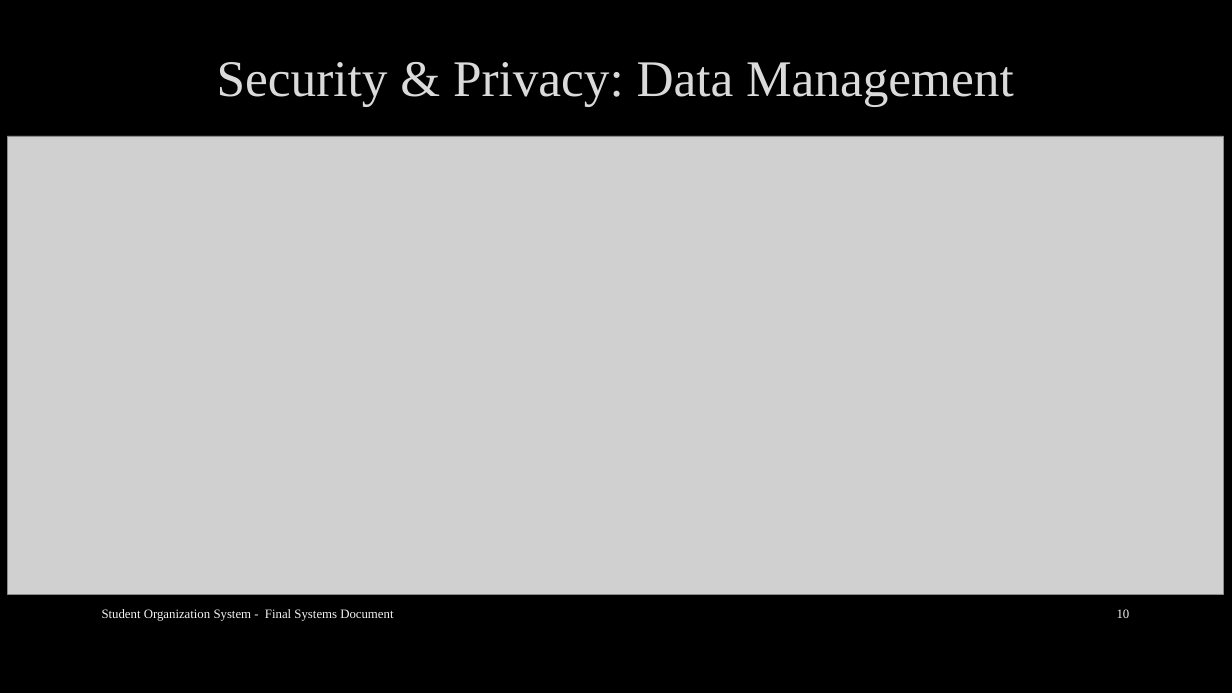
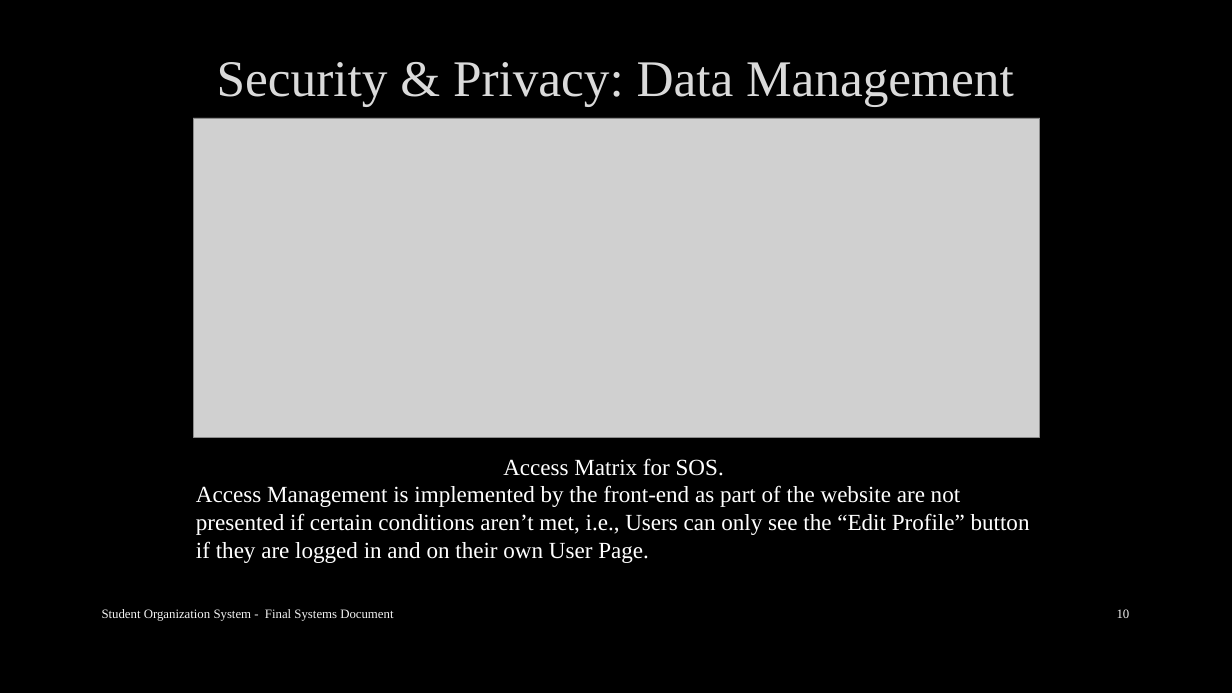
Before and after one commit to arocho032/CEN4010-Team-5, a slide deck: slide 10 of specifications/deliv3/SOS Deliverable Final Presentation.pptx. Drawn at 1232x693 pixels with LibreOffice and Linux fonts; fonts in the diff are those of the drawing; grey boxes stand for pictures; background and template pictures are left out. Boxes give left, top, right and bottom in pixels: in the first picture for what was removed or moved away, otherwise in the second. Text is boxed around its words. In the diff, an @@ line names an element or a change of style, - is before the commit and + after.

Commit message:
Powerpoint Formatting and UI Pictures

```diff
--- a/specifications/deliv3/SOS Deliverable Final Presentation.pptx
+++ b/specifications/deliv3/SOS Deliverable Final Presentation.pptx
@@ picture: place and size @@
-picture at bbox=[7, 136, 1224, 594]
+picture at bbox=[193, 118, 1040, 438]
@@ text added at bbox=[196, 458, 1030, 563], 18 pt, text #FFFFFF @@
+Access Matrix for SOS.
+Access Management is implemented by the front-end as part of the website are not presented if certain conditions aren’t met, i.e., Users can only see the “Edit Profile” button if they are logged in and on their own User Page.
```
Also in this commit, not shown: 6 other slides changed, 1 slide added, 1 slide removed, 11 other files.
